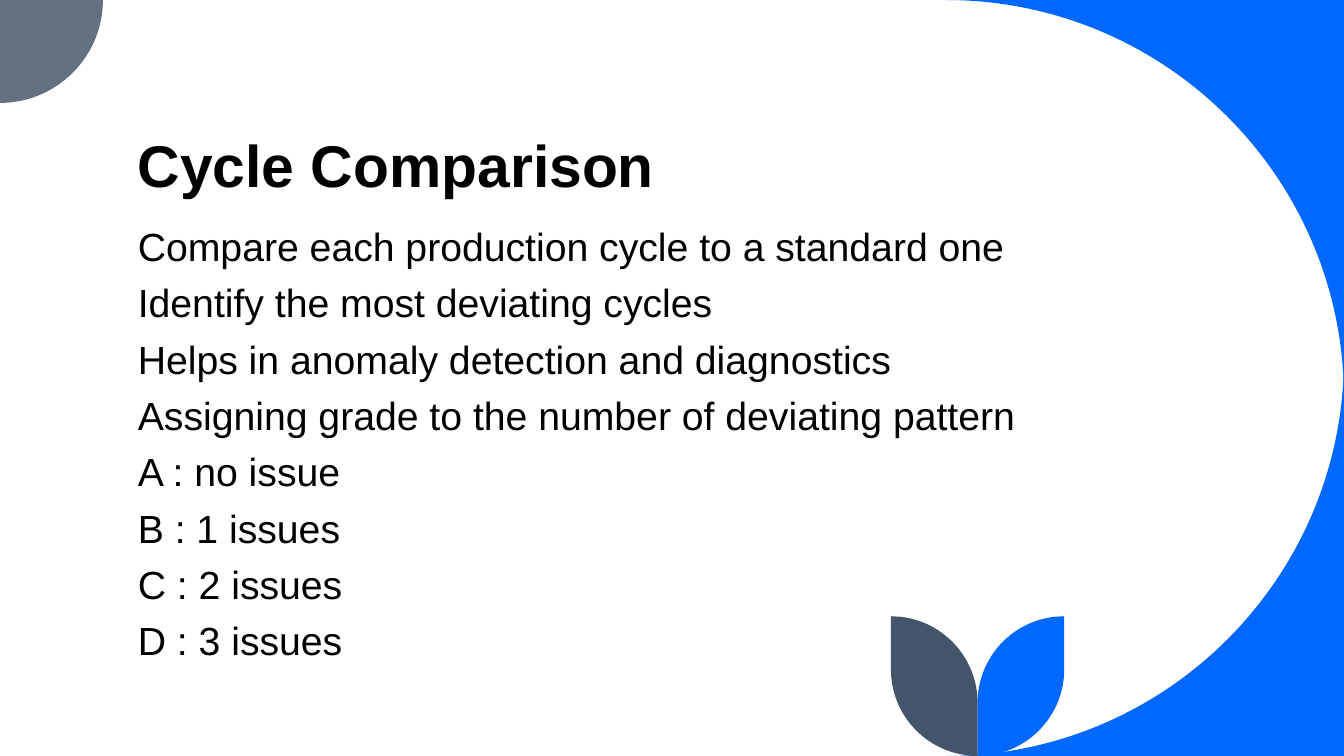
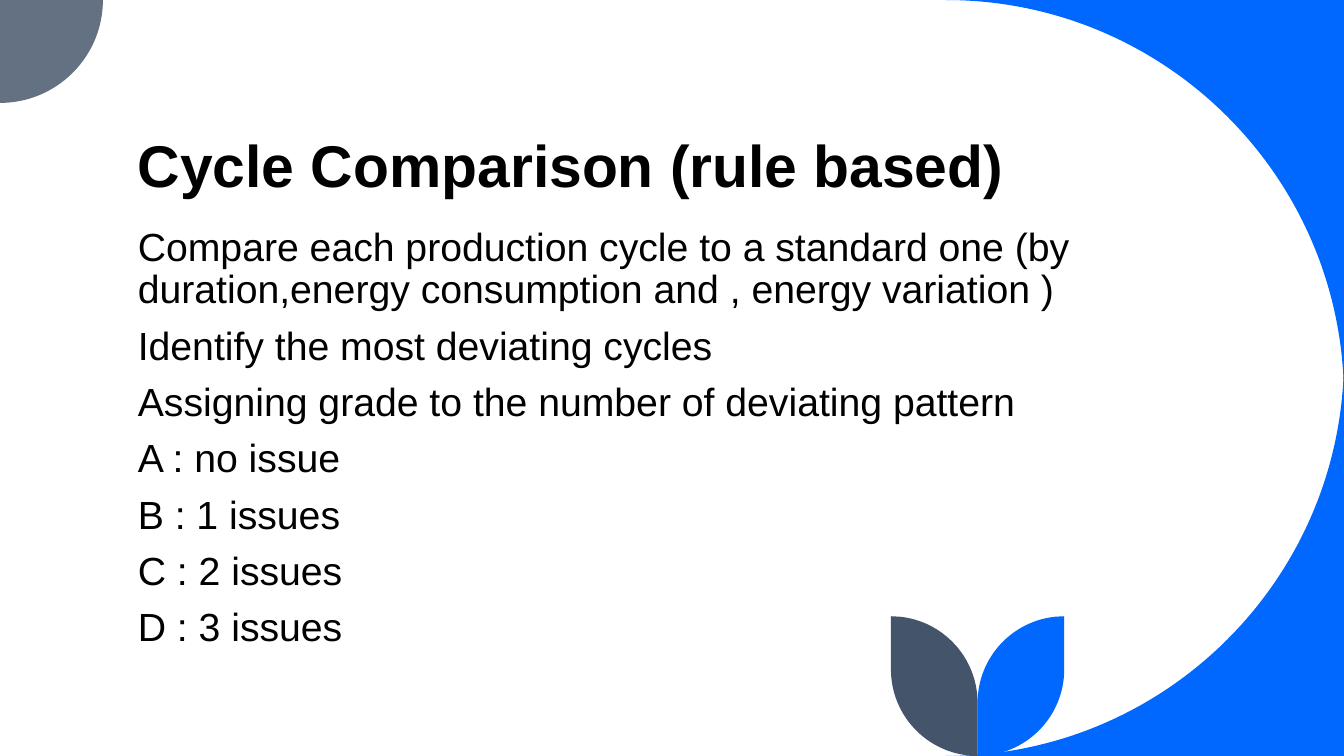
Before and after one commit to dylan463/machine_analyzer, a slide deck: slide 10 of A Lightweight Python Package for Industrial Time Series.pptx (slide 7 before the commit). Drawn at 1344x756 pixels with LibreOffice and Linux fonts; fonts in the diff are those of the drawing. Boxes give left, top, right and bottom in pixels: in the first picture for what was removed or moved away, otherwise in the second. Text is boxed around its words. In the diff, an @@ line names an element or a change of style, - is before the commit and + after.

```diff
--- a/A Lightweight Python Package for Industrial Time Series.pptx
+++ b/A Lightweight Python Package for Industrial Time Series.pptx
@@ title at [138,144,1003,198]: text changed @@
-Cycle Comparison
+Cycle Comparison (rule based)
@@ text at [138,232,1069,311]: text changed @@
-Compare each production cycle to a standard one
+Compare each production cycle to a standard one (by duration,energy consumption and , energy variation )
@@ text at [138,345,891,382]: paragraph removed @@
-Helps in anomaly detection and diagnostics
```
Also in this commit, not shown: 5 other slides changed, 3 slides added, 4 other files.
